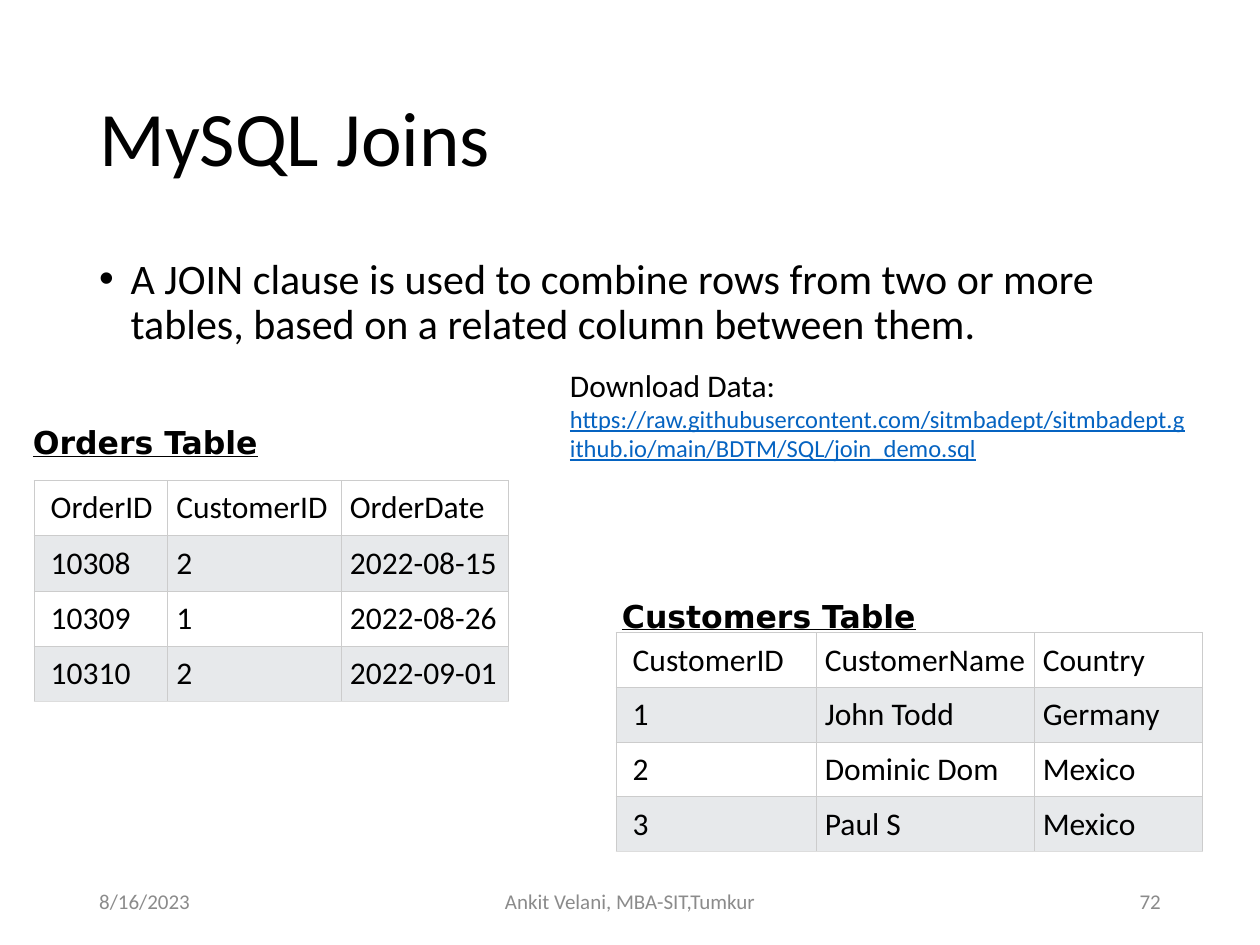
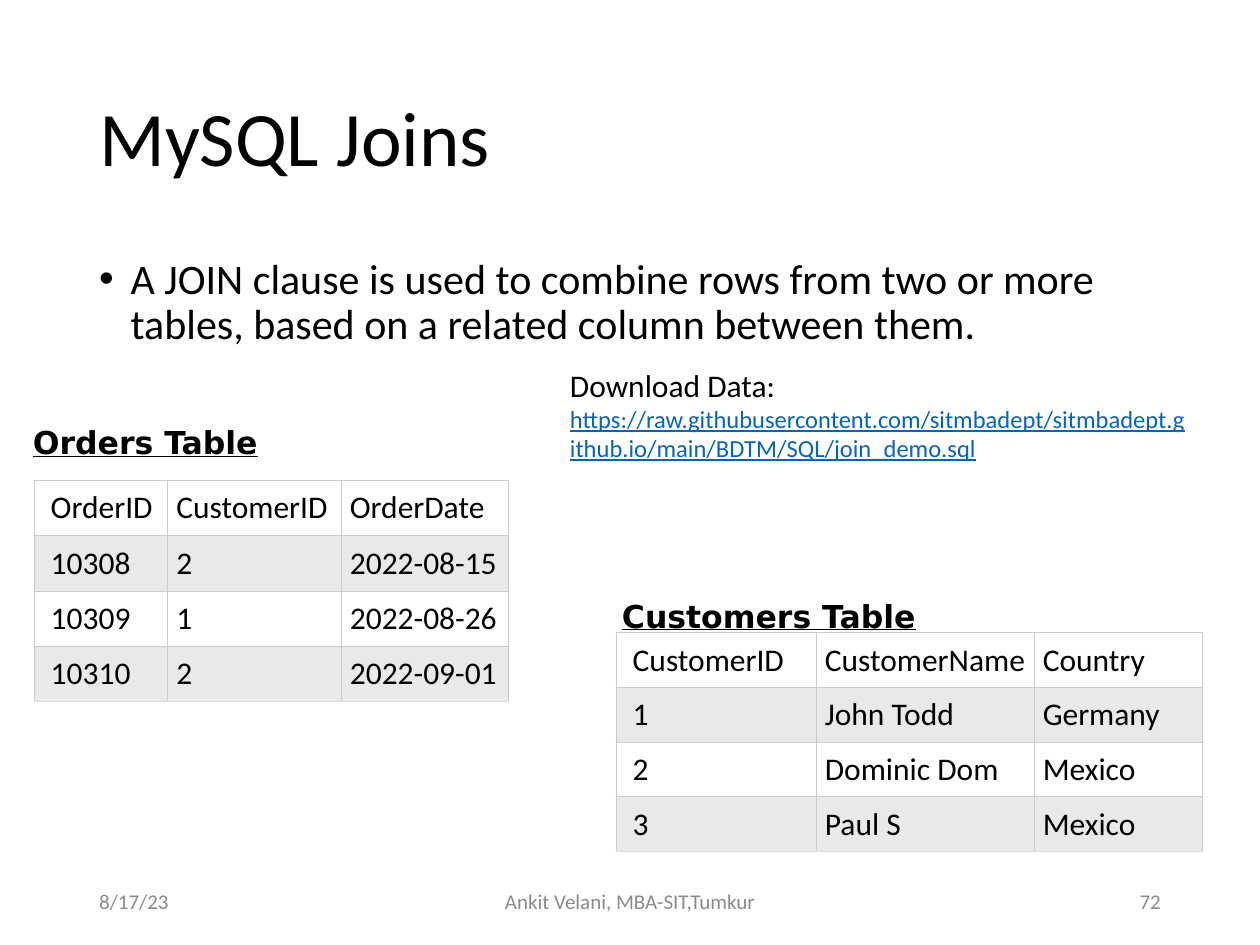
Before and after one commit to sitmbadept/sitmbadept.github.io, a slide deck: slide 72 of 2023/UNIT_2/WIP/UNIT-2-PART-1.pptx. Drawn at 1260x945 pixels with LibreOffice and Linux fonts; fonts in the diff are those of the drawing. Boxes give left, top, right and bottom in pixels: in the first picture for what was removed or moved away, otherwise in the second. Text is boxed around its words. In the diff, an @@ line names an element or a change of style, - is before the commit and + after.

```diff
--- a/2023/UNIT_2/WIP/UNIT-2-PART-1.pptx
+++ b/2023/UNIT_2/WIP/UNIT-2-PART-1.pptx
@@ text at box(99, 894, 168, 910): text changed @@
-8/16/2023
+8/17/23
```
Also in this commit, not shown: 4 other slides changed, 11 slides added, 3 slides removed.
